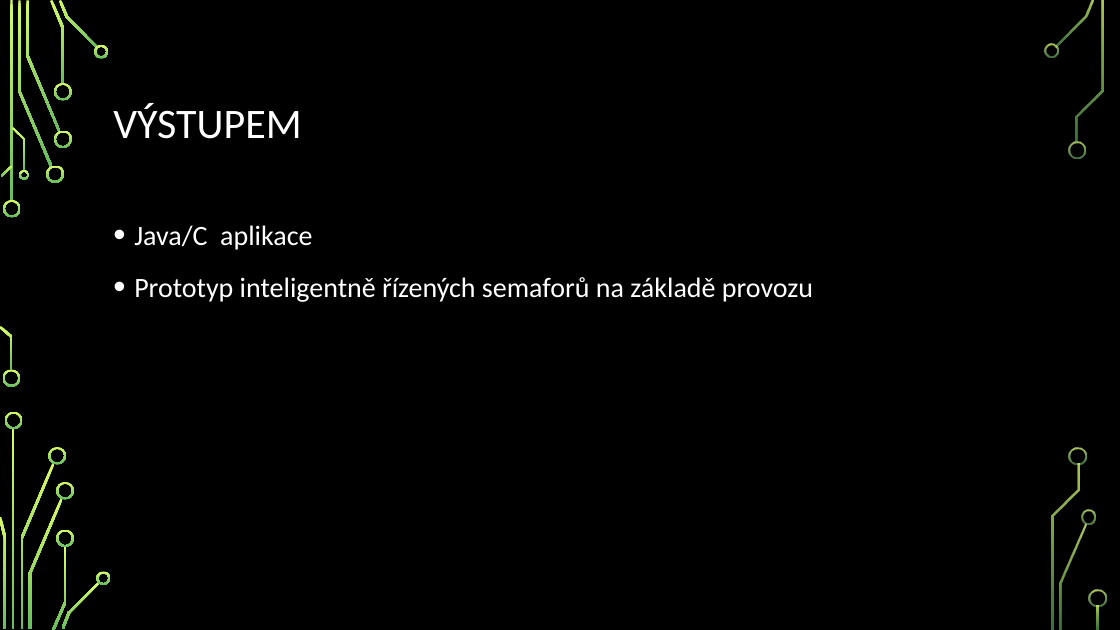
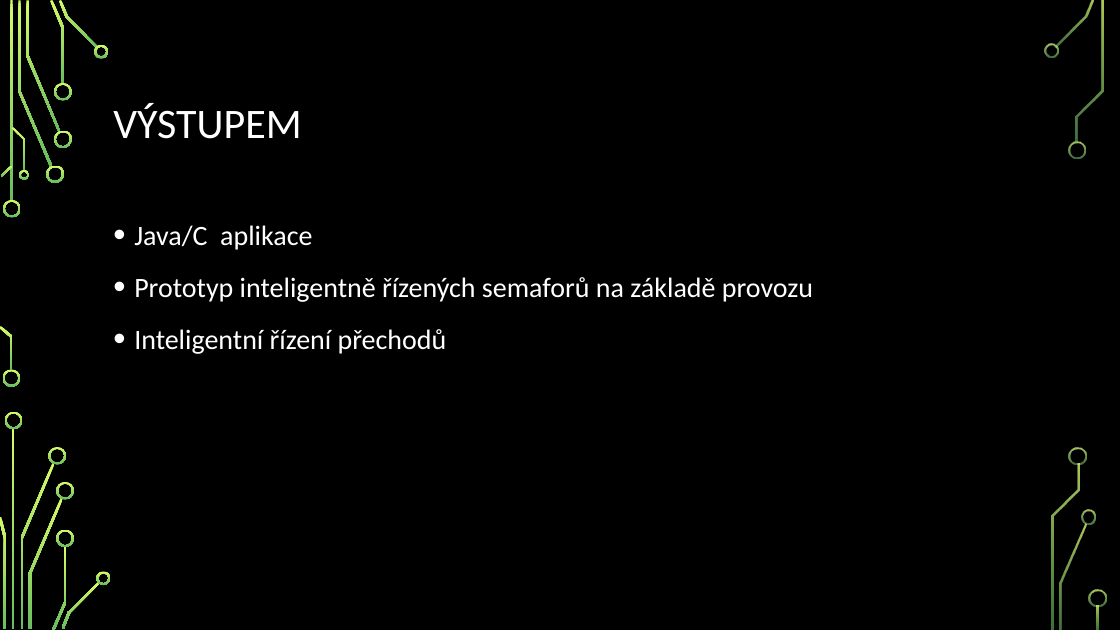
Before and after one commit to founek2/juniorhack2016, a slide deck: slide 5 of team-14/Inteligentní řízení semaforů.pptx. Drawn at 1120x630 pixels with LibreOffice and Linux fonts; fonts in the diff are those of the drawing; background and template pictures are left out. Boxes give left, top, right and bottom in pixels: in the first picture for what was removed or moved away, otherwise in the second. Text is boxed around its words. In the diff, an @@ line names an element or a change of style, - is before the commit and + after.

```diff
--- a/team-14/Inteligentní řízení semaforů.pptx
+++ b/team-14/Inteligentní řízení semaforů.pptx
@@ text at (x1=134, y1=329, x2=447, y2=354): paragraph added @@
+• Inteligentní řízení přechodů
```
Also in this commit, not shown: 2 other slides changed.
